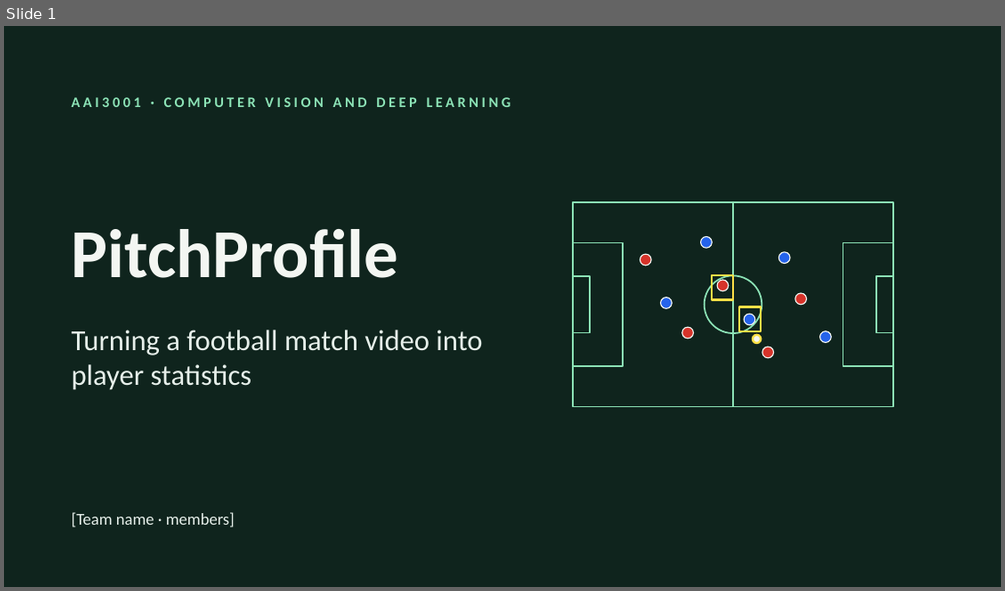
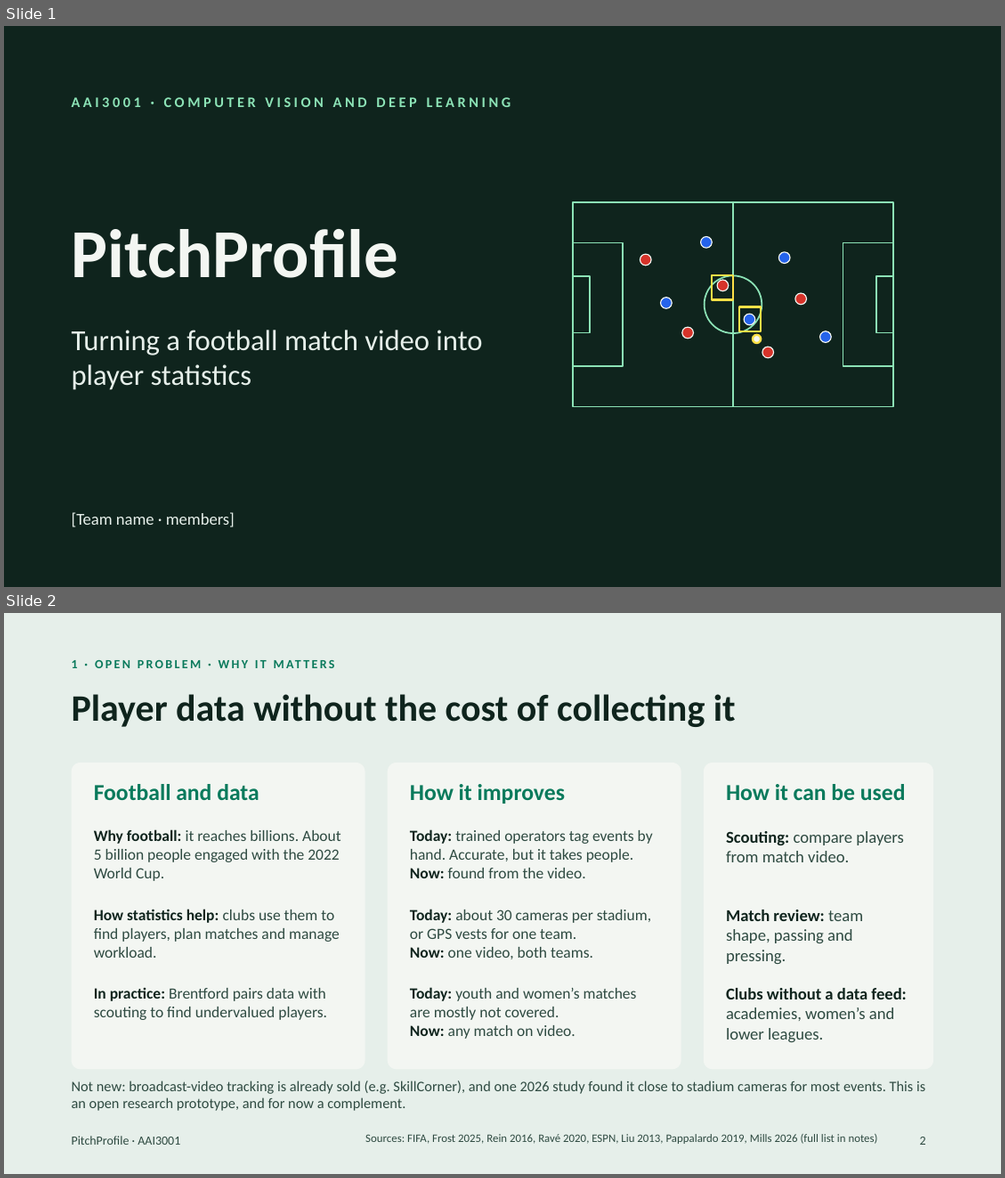
Before and after one commit to havochadi/AIFootballProfiler, a slide deck: Documentation/PitchProfile_Presentation.pptx. Shown one above the other, each under a label of ours: slide 1 before the commit, slides 1 and 2 after it. The pictures are 1005x591 and 1005x1178 pixels, drawn with LibreOffice and Linux fonts; fonts in the diff are those of the drawing. Boxes give left, top, right and bottom in pixels: in the first picture for what was removed or moved away, otherwise in the second. Text is boxed around its words. In the diff, an @@ line names an element or a change of style, - is before the commit and + after.

```diff
--- a/Documentation/PitchProfile_Presentation.pptx
+++ b/Documentation/PitchProfile_Presentation.pptx
@@ slide 2 added at (4,613,1001,1174), background #E6EFEA @@
@@ text added at (72,660,78,668), 12 pt, text #0A7A5C, bold @@
+1 · OPEN PROBLEM · WHY IT MATTERS
@@ title added at (72,694,736,727), 36 pt, text #0F241D, bold @@
+Player data without the cost of collecting it
@@ rounded rectangle added at (72,763,365,1070), fill #F3F6F2 @@
@@ rounded rectangle added at (388,763,681,1070), fill #F3F6F2 @@
@@ rounded rectangle added at (704,763,933,1070), fill #F3F6F2 @@
@@ text added at (94,784,259,800), 22 pt, text #0A7A5C, bold @@
+Football and data
@@ text added at (410,784,565,803), 22 pt, text #0A7A5C, bold @@
+How it improves
@@ text added at (726,784,906,800), 22 pt, text #0A7A5C, bold @@
+How it can be used
@@ text added at (94,829,341,881), 15 pt, text #2E4A41 @@
+Why football: it reaches billions. About 5 billion people engaged with the 2022 World Cup.
@@ text added at (410,829,653,878), 15 pt, text #2E4A41 @@
+Today: trained operators tag events by hand. Accurate, but it takes people.
+Now: found from the video.
@@ text added at (726,831,904,862), 16 pt, text #2E4A41 @@
+Scouting: compare players from match video.
@@ text added at (94,908,340,957), 15 pt, text #2E4A41 @@
+How statistics help: clubs use them to find players, plan matches and manage workload.
@@ text added at (410,908,651,959), 15 pt, text #2E4A41 @@
+Today: about 30 cameras per stadium, or GPS vests for one team.
+Now: one video, both teams.
@@ text added at (726,909,863,964), 16 pt, text #2E4A41 @@
+Match review: team shape, passing and pressing.
@@ text added at (94,988,327,1020), 15 pt, text #2E4A41 @@
+In practice: Brentford pairs data with scouting to find undervalued players.
@@ text added at (410,987,637,1038), 15 pt, text #2E4A41 @@
+Today: youth and women’s matches are mostly not covered.
+Now: any match on video.
@@ text added at (726,988,906,1042), 16 pt, text #2E4A41 @@
+Clubs without a data feed: academies, women’s and lower leagues.
@@ text added at (72,1080,925,1111), 14 pt, text #2E4A41 @@
+Not new: broadcast-video tracking is already sold (e.g. SkillCorner), and one 2026 study found it close to stadium cameras for most events. This is an open research prototype, and for now a complement.
@@ text added at (72,1135,180,1144), 12 pt, text #2E4A41 @@
+PitchProfile · AAI3001
@@ text added at (365,1134,878,1143), 11 pt, text #2E4A41 @@
+Sources: FIFA, Frost 2025, Rein 2016, Ravé 2020, ESPN, Liu 2013, Pappalardo 2019, Mills 2026 (full list in notes)
@@ page number added at (920,1136,926,1144), 12 pt, text #2E4A41 @@
+2
```
Also in this commit, not shown: 5 slides changed, 27 other slides added, 2 slides removed, 1 other file.
